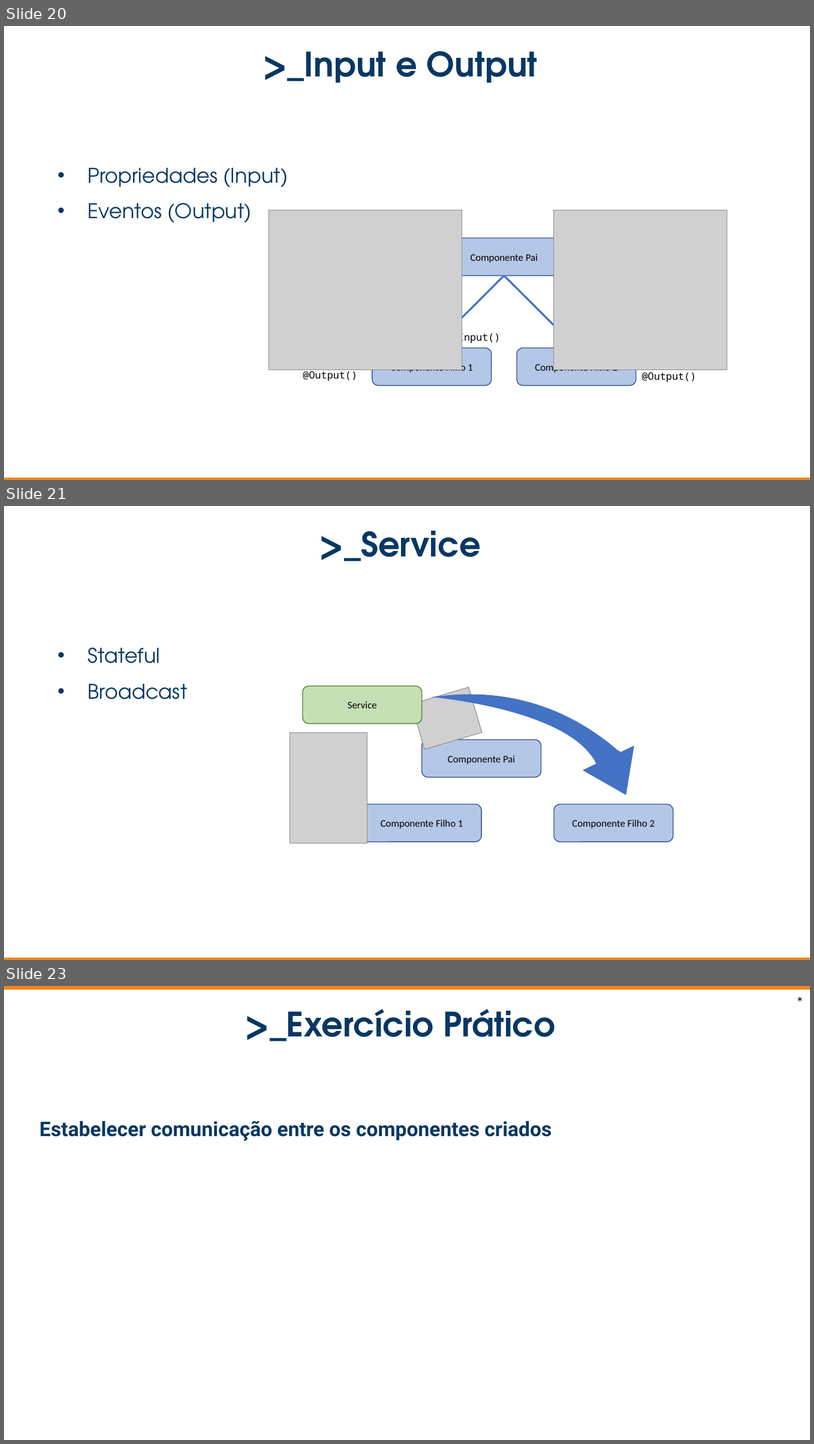
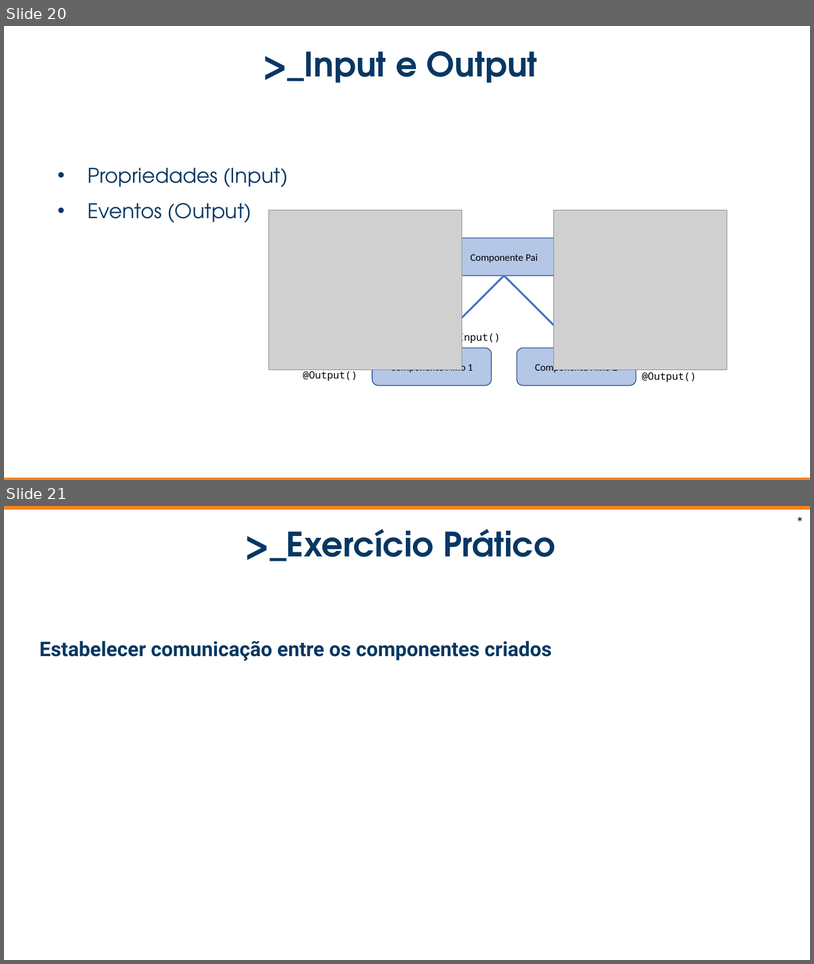
Before and after one commit to DanBertolini/dio-bootcamp, a slide deck: Bootcamp - apresentação.pptx. Shown one above the other, each under a label of ours: slides 20, 21 and 23 before the commit, slides 20 and 21 after it; the slides between them are not shown. The pictures are 814x1444 and 814x964 pixels, drawn with LibreOffice and Linux fonts; fonts in the diff are those of the drawing; grey boxes stand for pictures; background and template pictures are left out. Boxes give left, top, right and bottom in pixels: in the first picture for what was removed or moved away, otherwise in the second. Text is boxed around its words. In the diff, an @@ line names an element or a change of style, - is before the commit and + after.

```diff
--- a/Bootcamp - apresentação.pptx
+++ b/Bootcamp - apresentação.pptx
@@ slide 21 removed at (4, 506, 810, 960), background #FFFFFF; not listed: 1 template element that a slide beside it also shows @@
@@ text removed at (320, 531, 481, 561) @@
->_Service
@@ text removed at (88, 647, 188, 699) @@
-• Stateful
-• Broadcast
@@ freeform shape removed at (429, 642, 639, 817) @@
@@ rounded rectangle removed at (303, 685, 422, 723) @@
-Service
@@ picture removed at (412, 687, 483, 750) @@
@@ picture removed at (290, 733, 368, 844) @@
@@ rounded rectangle removed at (422, 739, 541, 777) @@
-Componente Pai
@@ triangle removed at (583, 745, 652, 807) @@
@@ rounded rectangle removed at (363, 804, 482, 842) @@
-Componente Filho 1
@@ rounded rectangle removed at (555, 804, 674, 842) @@
-Componente Filho 2
@@ what was slide 23 is now slide 21 @@
```
Also in this commit, not shown: 2 other slides removed, 5 other files.
